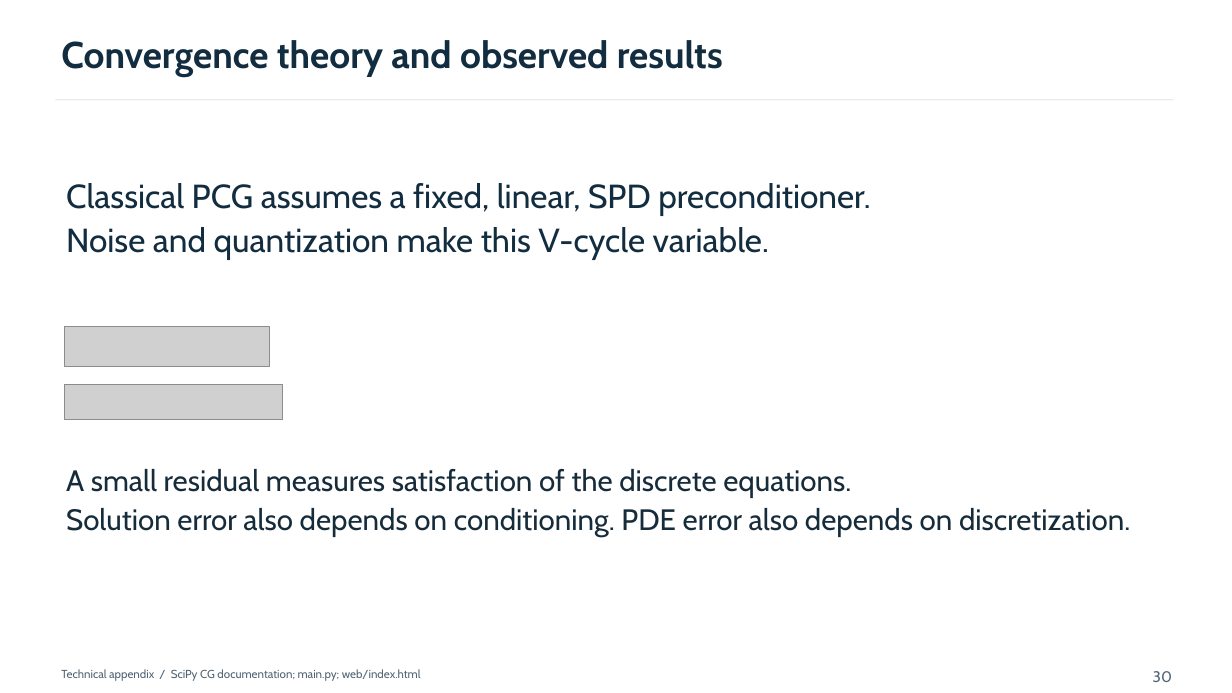
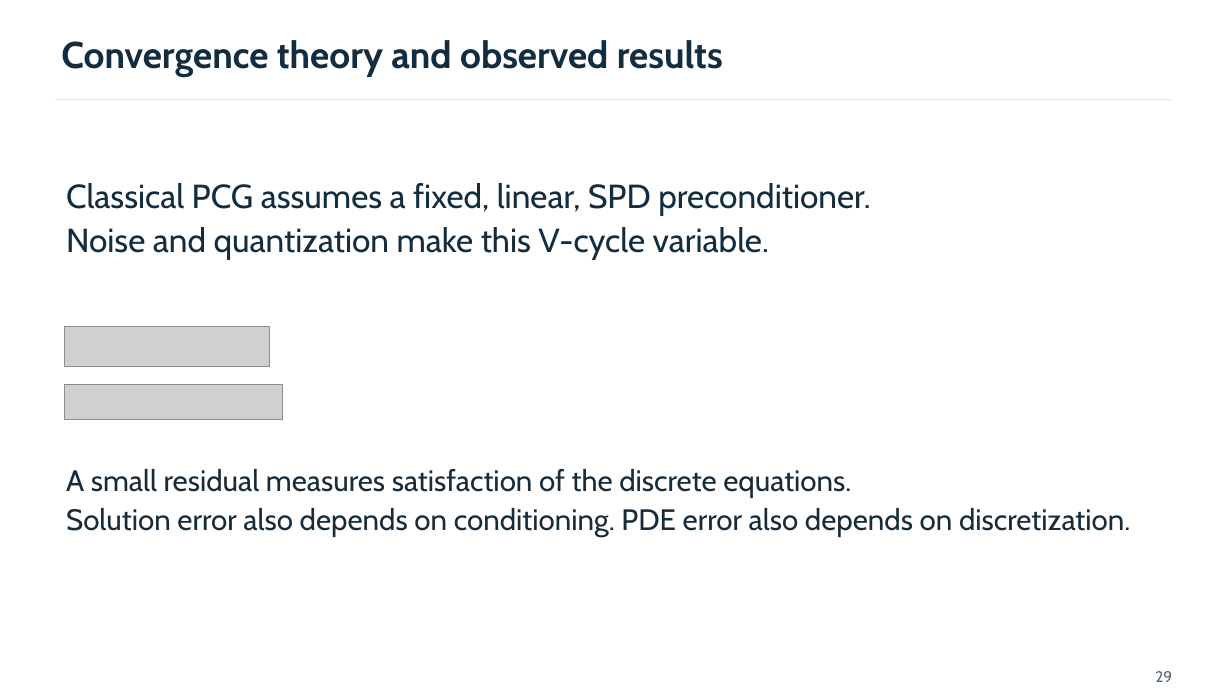
Before and after one commit to samarthdubey46/multigrid-pde-solver, a slide deck: slide 29 of presentation/build/photonic-pde-draft.pptx (slide 30 before the commit). Drawn at 1232x693 pixels with LibreOffice and Linux fonts; fonts in the diff are those of the drawing; grey boxes stand for pictures. Boxes give left, top, right and bottom in pixels: in the first picture for what was removed or moved away, otherwise in the second. Text is boxed around its words. In the diff, an @@ line names an element or a change of style, - is before the commit and + after.

```diff
--- a/presentation/build/photonic-pde-draft.pptx
+++ b/presentation/build/photonic-pde-draft.pptx
@@ text removed at [61,669,421,681] @@
-Technical appendix / SciPy CG documentation; main.py; web/index.html
@@ text at [1155,671,1172,682]: text changed @@
-30
+29
```
Also in this commit, not shown: 32 other slides changed, 2 slides removed, 10 other files.
